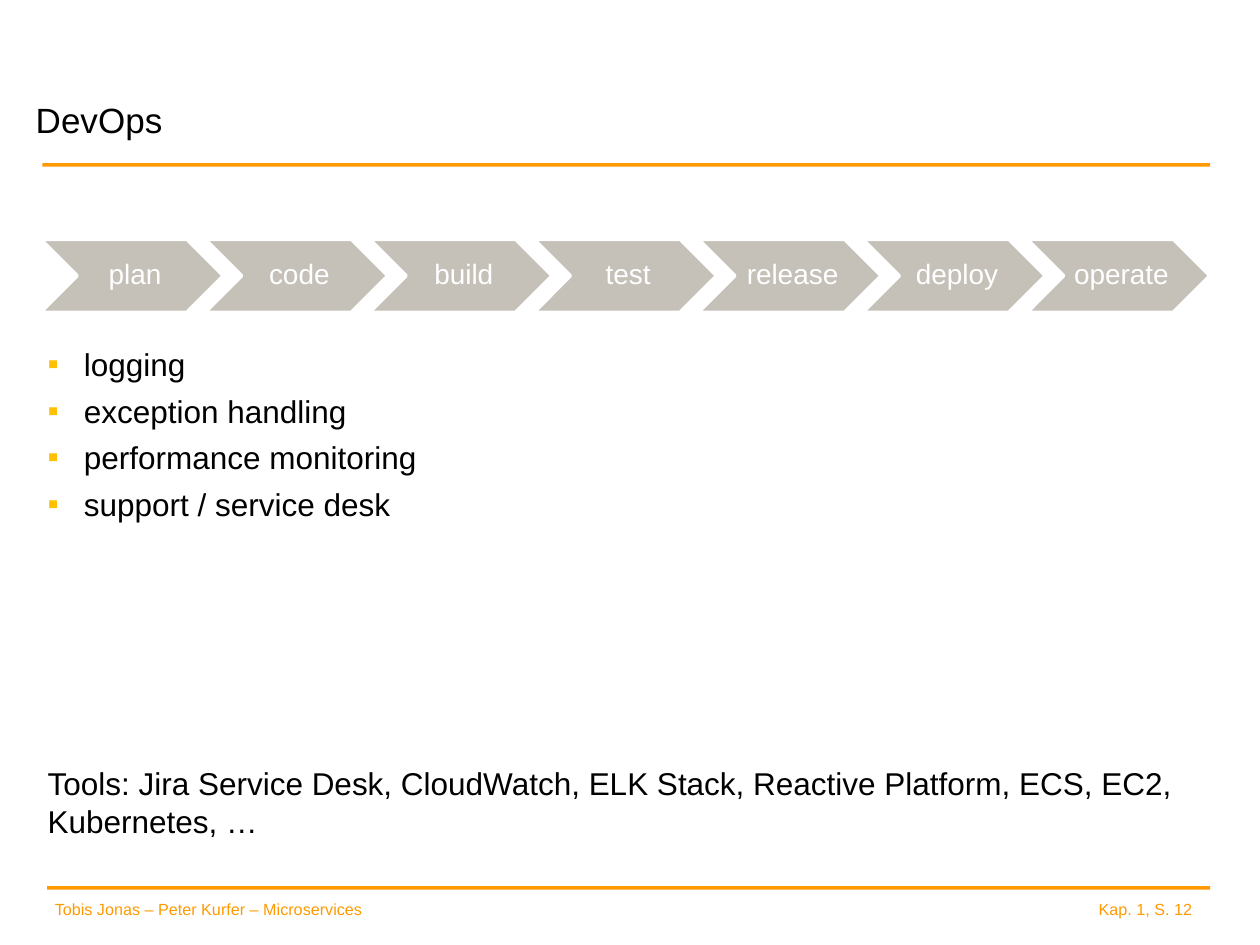
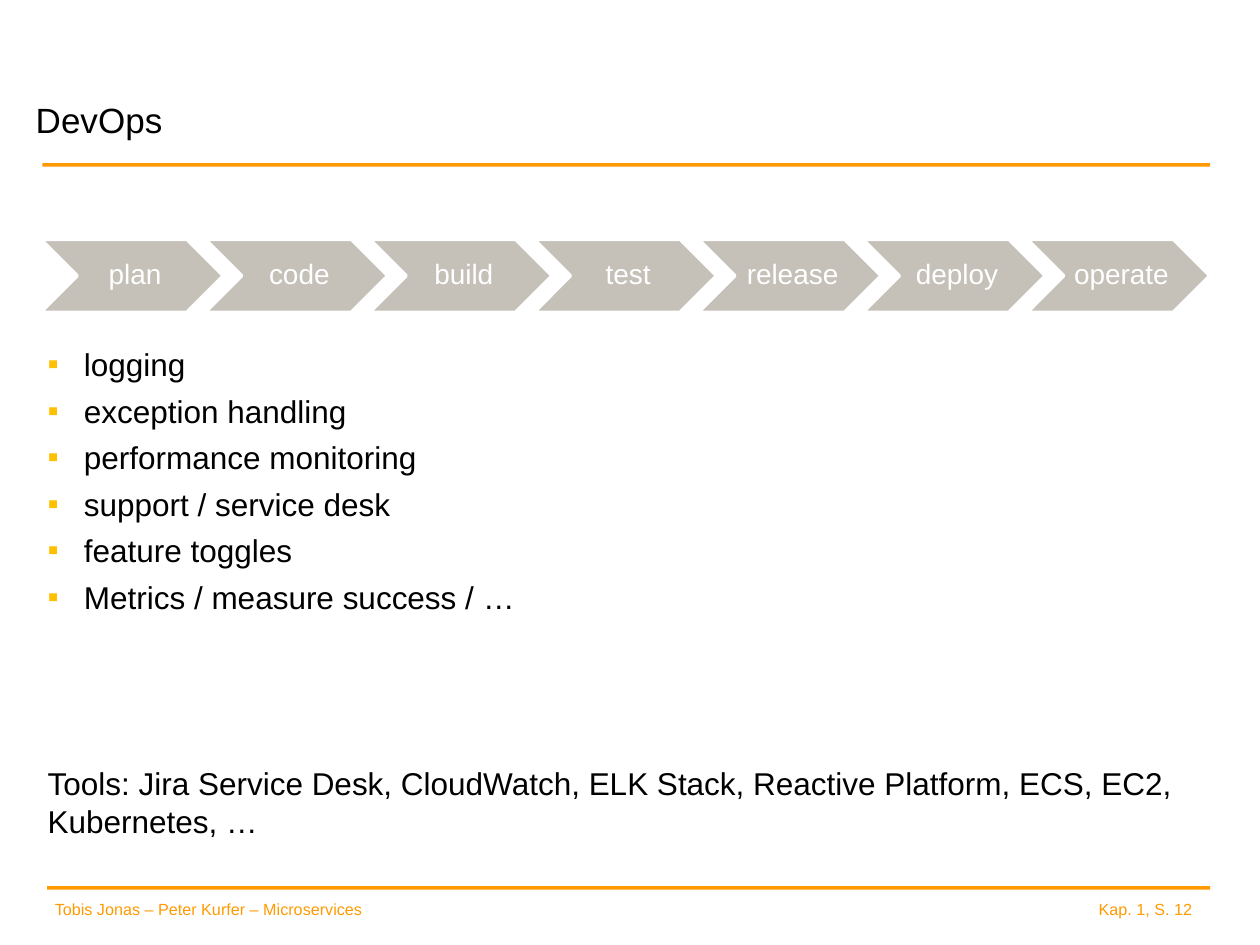
Before and after one commit to spoeck/Lectures, a slide deck: slide 12 of 03-DevOps/DevOps.pptx. Drawn at 1260x945 pixels with LibreOffice and Linux fonts; fonts in the diff are those of the drawing; background and template pictures are left out. Boxes give left, top, right and bottom in pixels: in the first picture for what was removed or moved away, otherwise in the second. Text is boxed around its words. In the diff, an @@ line names an element or a change of style, - is before the commit and + after.

Commit message:
ref: slides

```diff
--- a/03-DevOps/DevOps.pptx
+++ b/03-DevOps/DevOps.pptx
@@ text at (84,539,457,610): paragraphs added @@
+▪ feature toggles
+▪ Metrics / measure success / …
```
Also in this commit, not shown: 4 other slides changed, 2 slides added, 1 slide removed.
